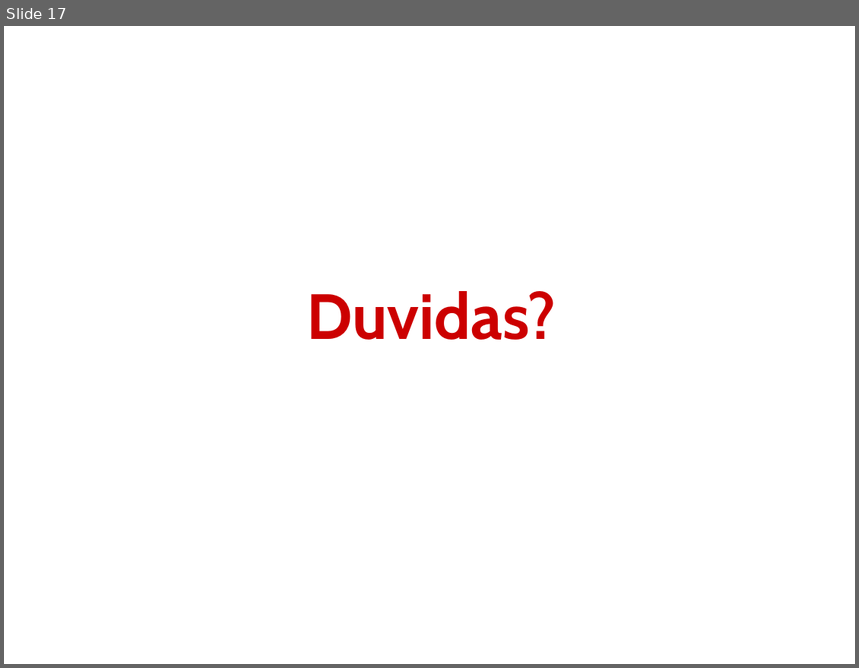
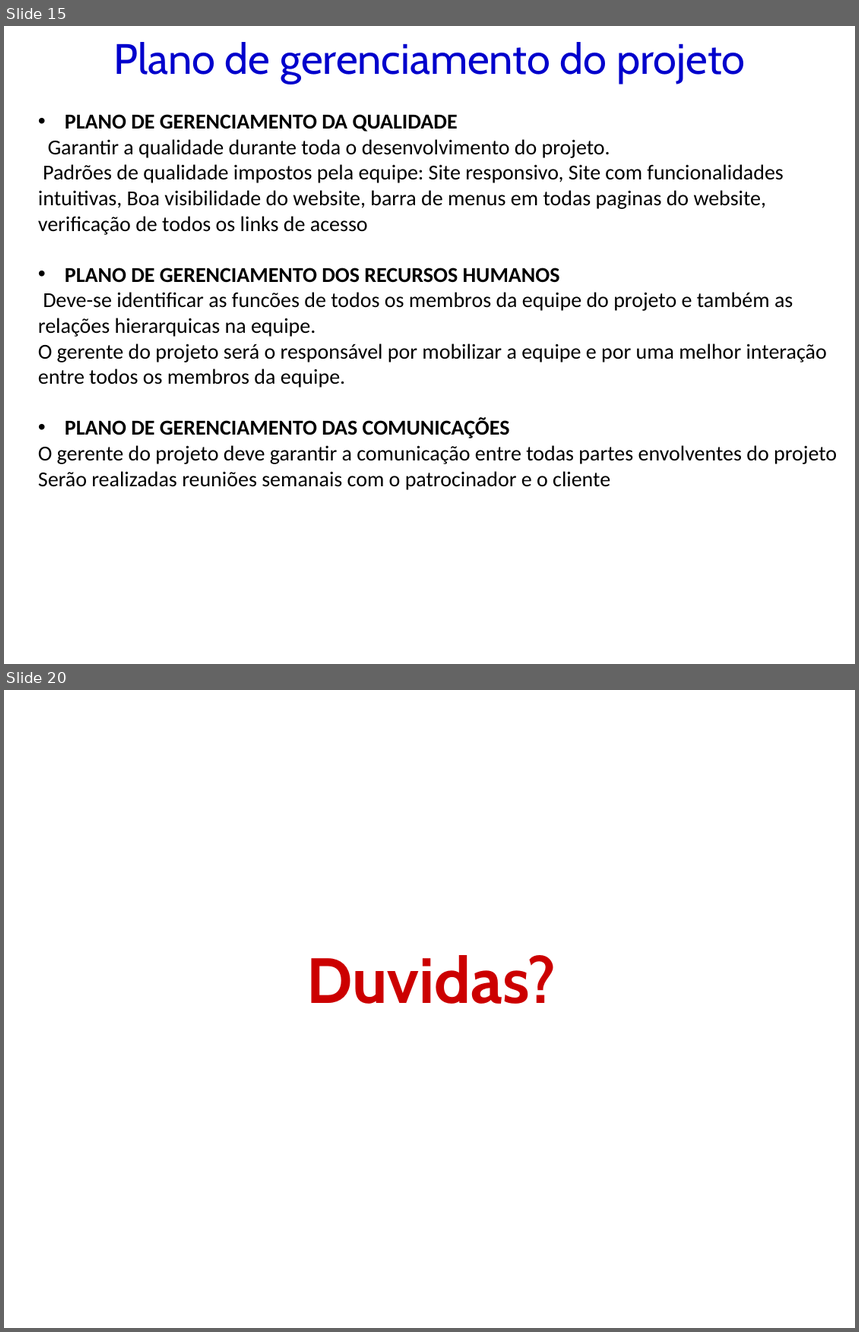
Before and after one commit to kokmz/TCCHUE, a slide deck: Arquivos do Anselmo preencidos - Semestre passado/GPS_2014_Modelo de Apresentação_PI.pptx. Shown one above the other, each under a label of ours: slide 17 before the commit, slides 15 and 20 after it; the slides between them are not shown. The pictures are 859x668 and 859x1332 pixels, drawn with LibreOffice and Linux fonts; fonts in the diff are those of the drawing; background and template pictures are left out. Boxes give left, top, right and bottom in pixels: in the first picture for what was removed or moved away, otherwise in the second. Text is boxed around its words. In the diff, an @@ line names an element or a change of style, - is before the commit and + after.

```diff
--- a/Arquivos do Anselmo preencidos - Semestre passado/GPS_2014_Modelo de Apresentação_PI.pptx
+++ b/Arquivos do Anselmo preencidos - Semestre passado/GPS_2014_Modelo de Apresentação_PI.pptx
@@ slide 15 added at [4, 26, 855, 664], background picture (left out) @@
@@ title added at [113, 42, 745, 83], 36 pt, text #0000CC @@
+Plano de gerenciamento do projeto
@@ text added at [38, 114, 837, 490], 18 pt, text #000000 @@
+  • PLANO DE GERENCIAMENTO DA QUALIDADE
+  Garantir a qualidade durante toda o desenvolvimento do projeto.
+  Padrões de qualidade impostos pela equipe: Site responsivo, Site com funcionalidades intuitivas, Boa visibilidade do website, barra de menus em todas paginas do website, verificação de todos os links de acesso
+  • PLANO DE GERENCIAMENTO DOS RECURSOS HUMANOS
+  Deve-se identificar as funcões de todos os membros da equipe do projeto e também as relações hierarquicas na equipe.
+  O gerente do projeto será o responsável por mobilizar a equipe e por uma melhor interação entre todos os membros da equipe.
+  • PLANO DE GERENCIAMENTO DAS COMUNICAÇÕES
+  O gerente do projeto deve garantir a comunicação entre todas partes envolventes do projeto
+  Serão realizadas reuniões semanais com o patrocinador e o cliente
@@ what was slide 17 is now slide 20 @@
```
Also in this commit, not shown: 9 slides changed, 7 other slides added, 5 slides removed, 1 other file.
